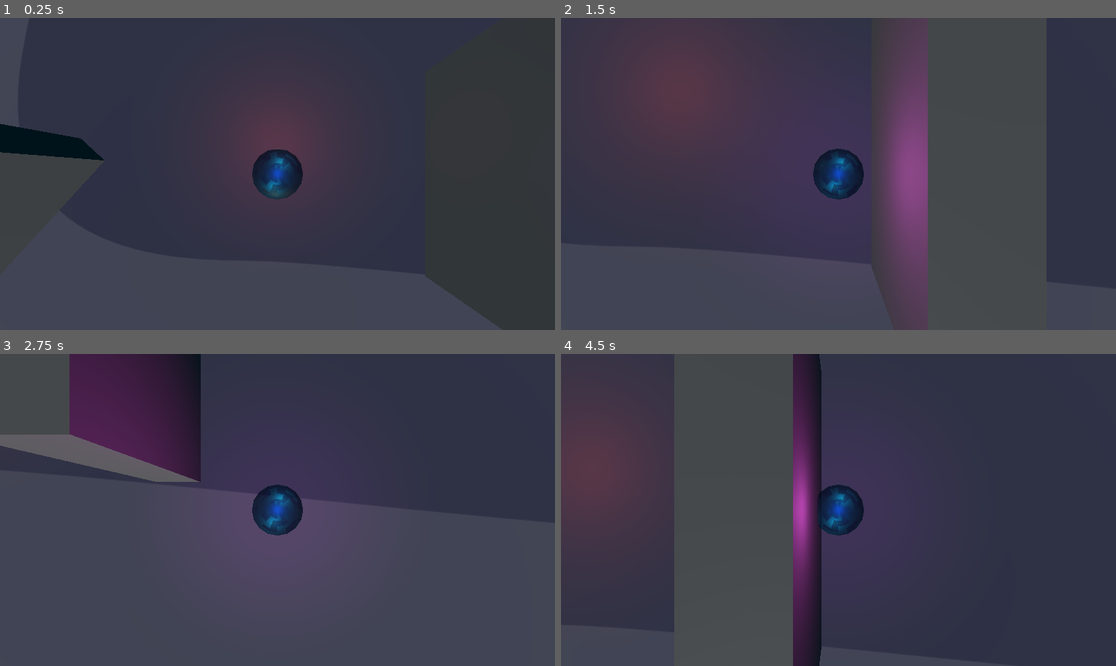
Above: before the commit, frames 1-4 (two rows, left to right).
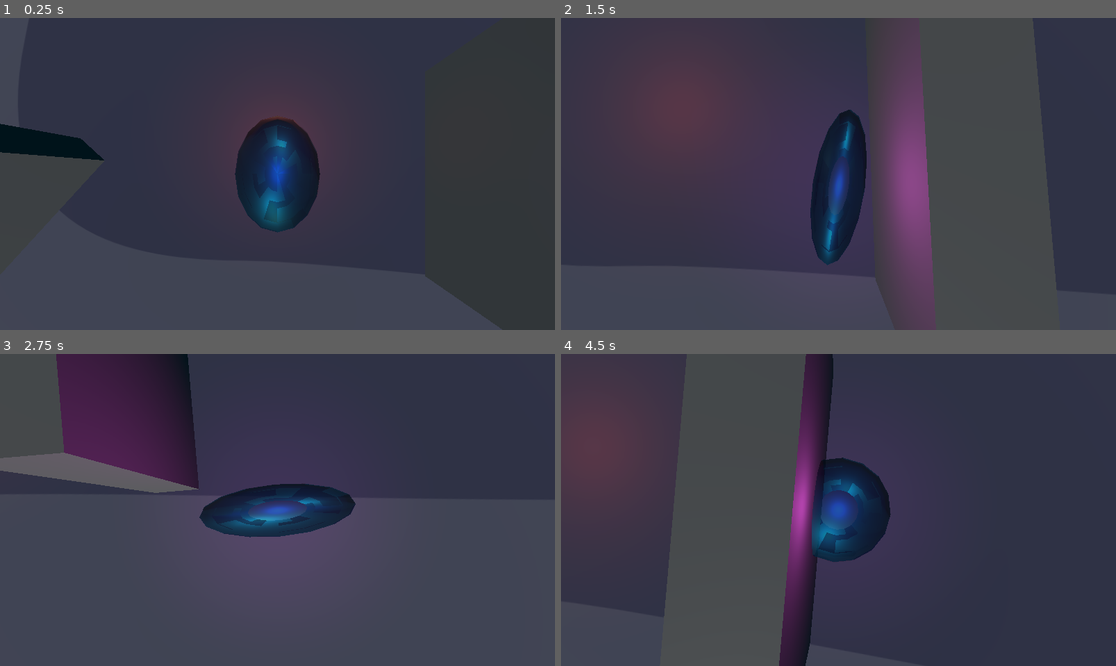
Above: after the commit, the same moments.

Repository: MrMinimal/ggj-2025
Game: Godot game, scene res://main.tscn
The game is run twice, just before and just after one commit, with the same random seed, the same clock (stepped at 60 frames per second) and the same inputs.
Inputs:
- Up to frame 1 (0.25 s): no input
- Up to frame 2 (1.5 s): hold D (move_right) 0.53-1.28 s; hold S (move_backward) from 1.28 s (still down)
- Up to frame 3 (2.75 s): release S (move_backward) at 2.03 s; hold D (move_right) from 2.03 s (still down)
- Up to frame 4 (4.5 s): release D (move_right) at 2.78 s; hold W (move_forward) 2.78-3.53 s; hold A (move_left) from 3.53 s (still down)

The runs differ from the first frame. In frame 1, 3.8% of the frame differs, in the area x 42-58%, y 31-69%; in frame 2, 3.3%; in frame 3, 7.3%, in the area x 0-65%, y 0-59%; in frame 4, 6.4%.
Error before the commit: Invalid access to property or key 'scale' on a base object of type 'null instance'. (res://player.gd:90)

Commit message:
Add limit to handy accelerometer

Diff:
--- a/player.gd
+++ b/player.gd
@@ -4,9 +4,9 @@
 @export var deadzone = 0.1
 @export var sensitivity = 2.0
 @export var tilt_amount = 5.0
-@export var scale_factor = 0.09
+@export var scale_factor = 0.1
 @onready var camera = $Camera3D
-@onready var body = $Body
+@onready var body = $bubble
 var JavaScript = JavaScriptBridge
 var target_scale = Vector3.ONE
 var previous_position = Vector3.ZERO
@@ -65,6 +65,11 @@
 		var accel = get_accelerometer()
 		movement = Vector3(accel.x, 0, -accel.y) * sensitivity
 
+		# Only apply movement if tilt is significant
+		var tilt_threshold = 0.5 # Adjust this value to require more tilt
+		if abs(accel.x) < tilt_threshold and abs(accel.y) < tilt_threshold:
+			movement = Vector3.ZERO
+
 		if abs(movement.x) < deadzone:
 			movement.x = 0
 		if abs(movement.z) < deadzone:
